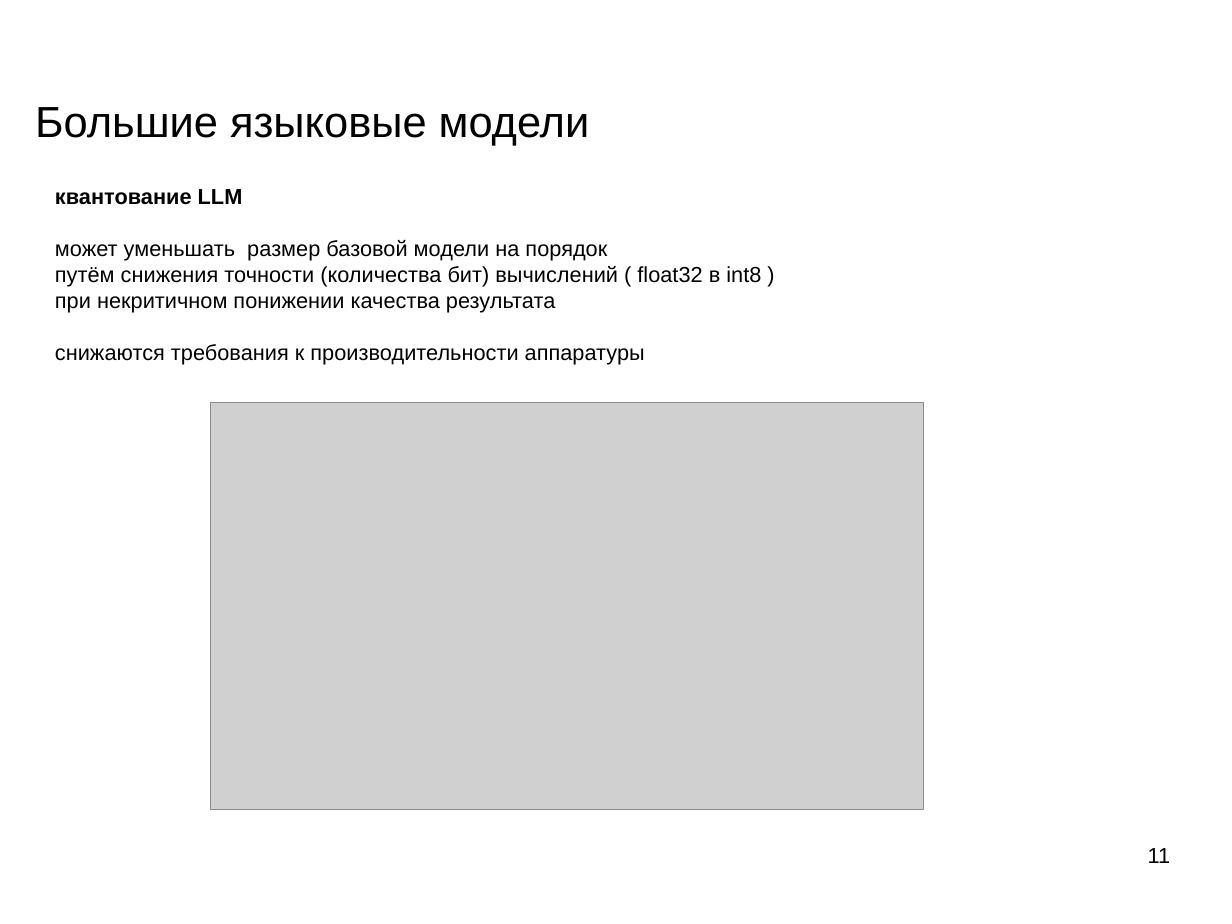
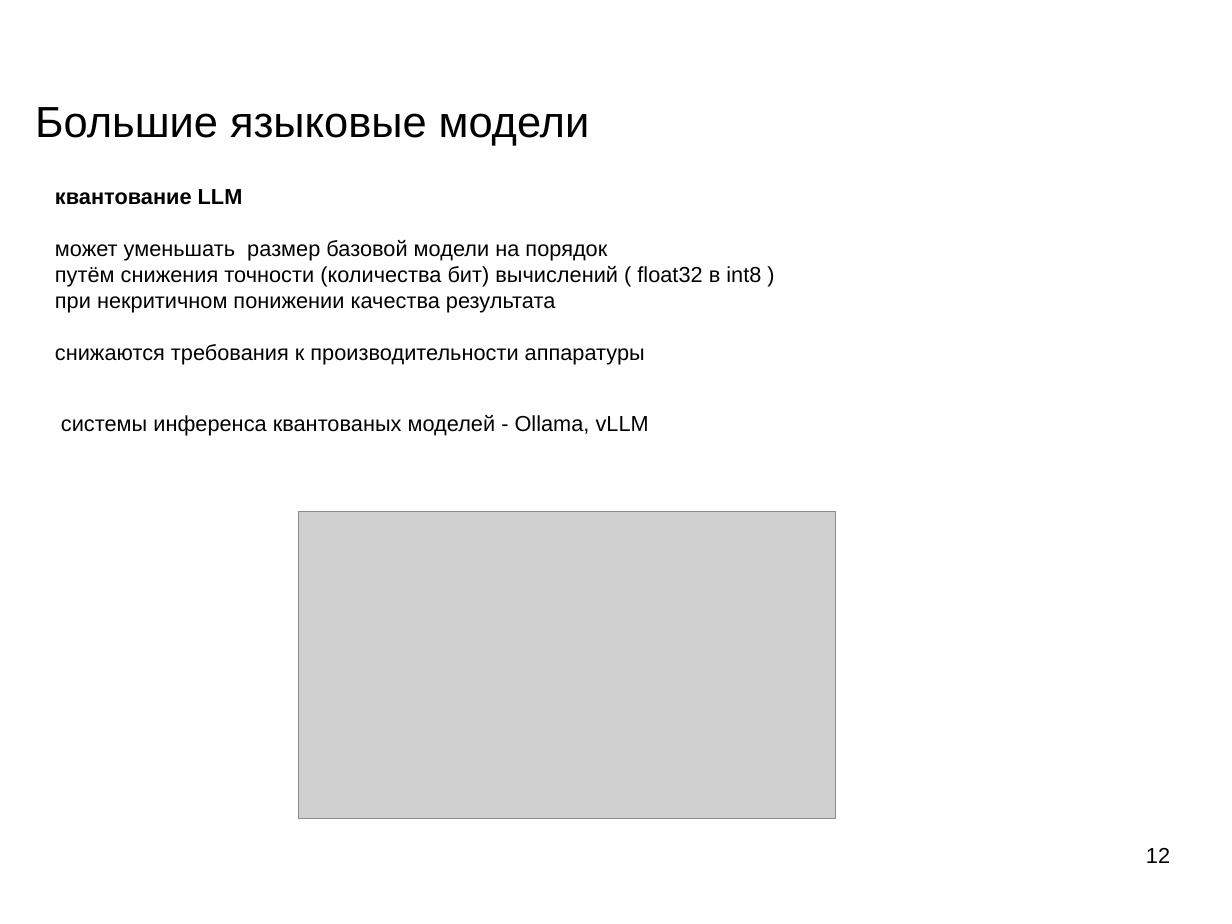
Before and after one commit to mechanoid5/ml_nlp_2025_I, a slide deck: slide 12 of 10-large-lang-models.odp (slide 11 before the commit). Drawn at 1232x924 pixels with LibreOffice and Linux fonts; fonts in the diff are those of the drawing; grey boxes stand for pictures; background and template pictures are left out. Boxes give left, top, right and bottom in pixels: in the first picture for what was removed or moved away, otherwise in the second. Text is boxed around its words. In the diff, an @@ line names an element or a change of style, - is before the commit and + after.

```diff
--- a/10-large-lang-models.odp
+++ b/10-large-lang-models.odp
@@ text at [61,415,649,436]: paragraph added @@
+системы инференса квантованых моделей - Ollama, vLLM
@@ picture: place and size @@
-picture at [210,402,925,811]
+picture at [298,512,836,819]
@@ page number at [1146,848,1170,863]: text changed @@
-11
+12
```
Also in this commit, not shown: 2 slides added, 2 slides removed, 7 other files.
